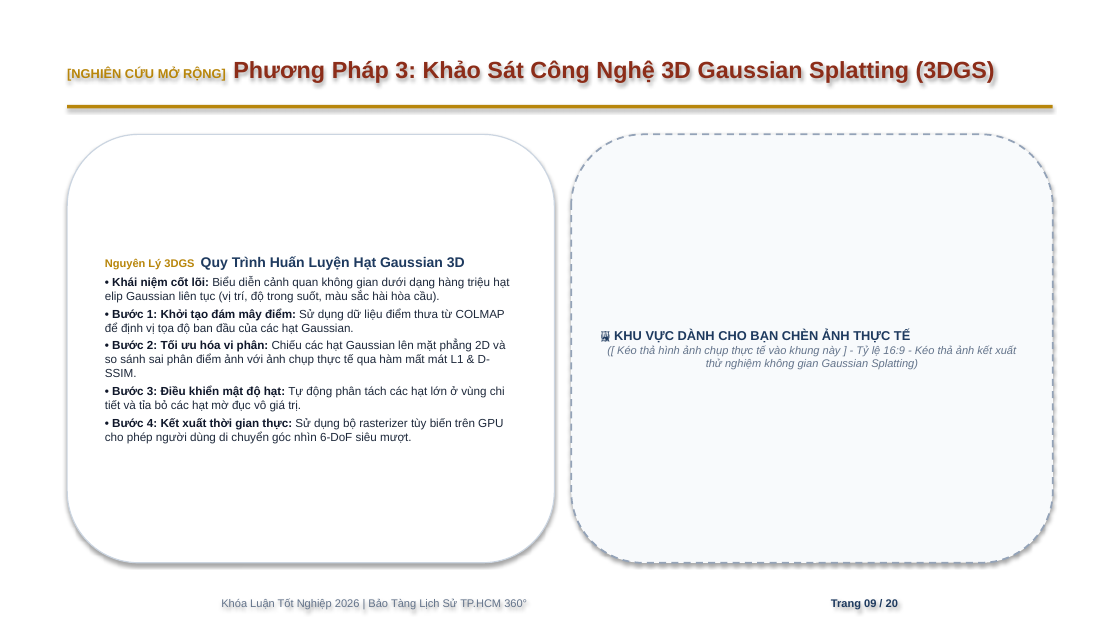
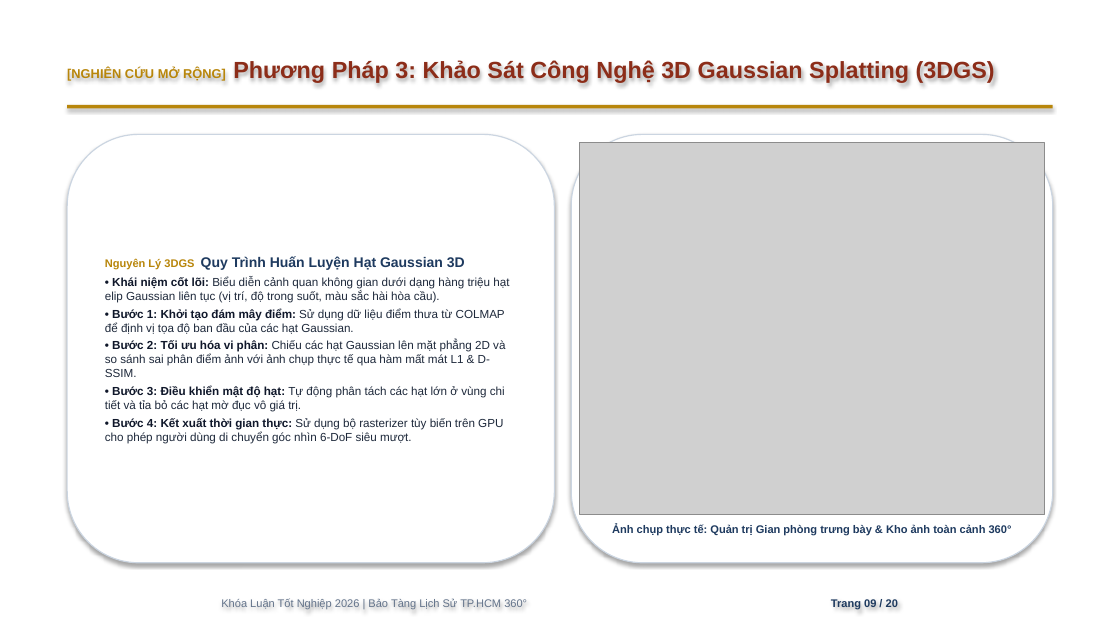
Before and after one commit to HuynhLoc2004/KhoaLuanTotNghiep, a slide deck: slide 9 of BaoCao_KhoaLuanTotNghiep_BaoTangLichSu360.pptx. Drawn at 1120x630 pixels with LibreOffice and Linux fonts; fonts in the diff are those of the drawing; grey boxes stand for pictures. Boxes give left, top, right and bottom in pixels: in the first picture for what was removed or moved away, otherwise in the second. Text is boxed around its words. In the diff, an @@ line names an element or a change of style, - is before the commit and + after.

Commit message:
fix(docs): restore real screenshots and authentic flowcharts across thesis, defense script, and slides

```diff
--- a/BaoCao_KhoaLuanTotNghiep_BaoTangLichSu360.pptx
+++ b/BaoCao_KhoaLuanTotNghiep_BaoTangLichSu360.pptx
@@ rounded rectangle at (571,134,1053,563): fill #F8FAFC to #FFFFFF; outline #94A3B8 1.5 pt dashed to #CBD5E1 1 pt @@
@@ picture added at (580,143,1044,514) @@
@@ text in rounded rectangle at (614,330,1016,369): text removed @@
-🖼️ KHU VỰC DÀNH CHO BẠN CHÈN ẢNH THỰC TẾ
-([ Kéo thả hình ảnh chụp thực tế vào khung này ] - Tỷ lệ 16:9 - Kéo thả ảnh kết xuất thử nghiệm không gian Gaussian Splatting)
@@ text added at (612,525,1012,536), 9.5 pt, text #1E3A5F, bold @@
+Ảnh chụp thực tế: Quản trị Gian phòng trưng bày & Kho ảnh toàn cảnh 360°
```
Also in this commit, not shown: 2 other slides changed, 10 other files.
